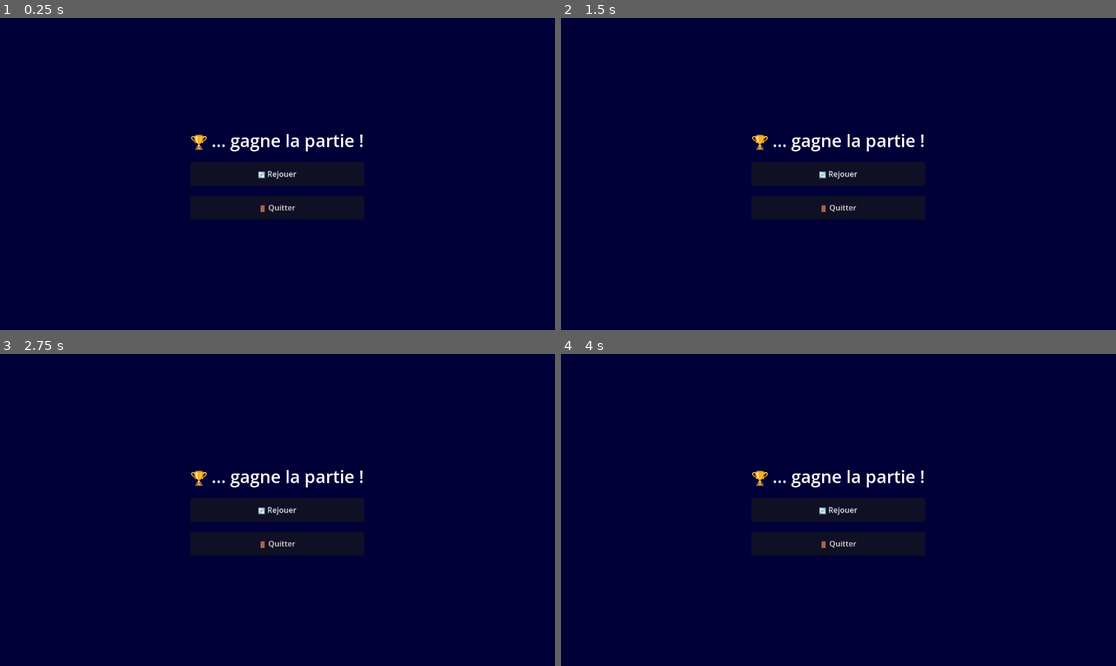
Above: before the commit, frames 1-4 (two rows, left to right).
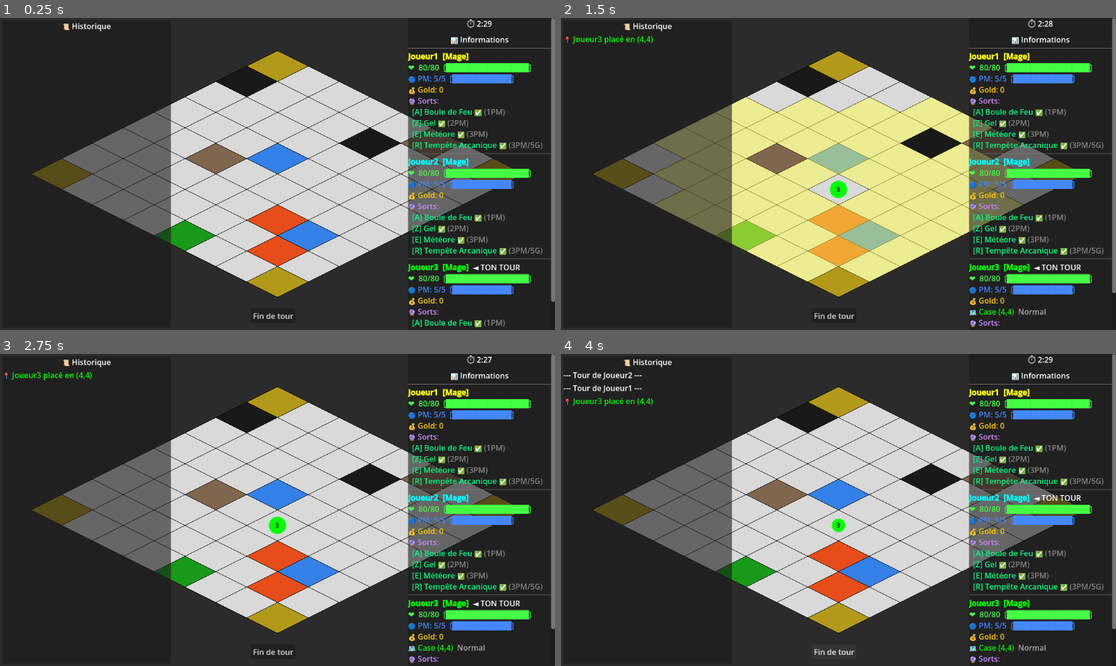
Above: after the commit, the same moments.

Repository: Brsa-Dev/ChessGame
Game: Godot game, scene res://main.tscn
Two runs of this game, one before a commit and one after it. Both use one fixed random seed, a clock stepped at 60 frames per second and the inputs below.
Inputs (mouse positions are in pixels of both pictures, inside the frame that each line leads up to):
- Up to frame 1 (0.25 s): no input
- Up to frame 2 (1.5 s): click (838, 174) at 0.5 s, where only the run before the commit has a clickable "🔄 Rejouer"; click (838, 174) at 1.25 s, where only the run before the commit has a clickable "🔄 Rejouer"
- Up to frame 3 (2.75 s): click (277, 510) at 2 s, where only the run before the commit has a clickable "🔄 Rejouer"
- Up to frame 4 (4 s): click "Fin de tour" at 2.75 s; click "Fin de tour" at 3.5 s

The runs differ from the first frame. In frame 1, 100% of the frame differs, in the area x 0-100%, y 0-100%; in frame 2, 100%; in frame 3, 100%; in frame 4, 100%.

Commit message:
Ajout victoire/defaire + assets guerrier

Diff:
--- a/chess-game/UI/game_over_ui.gd
+++ b/chess-game/UI/game_over_ui.gd
@@ -1,35 +1,24 @@
 # =======================================================
 # UI/game_over_ui.gd
-# -------------------------------------------------------
-# Écran de fin de partie.
-# La structure visuelle est dans game_over_ui.tscn —
-# ce script ne gère que la logique (affichage + boutons).
 # =======================================================
 extends CanvasLayer
 
-
-# -------------------------------------------------------
-# Références aux nœuds de la scène — assignées
-# automatiquement grâce aux chemins dans main.tscn
-# -------------------------------------------------------
-@onready var _label_titre  : Label  = $CenterContainer/VBoxContainer/LabelTitre
-@onready var _btn_rejouer  : Button = $CenterContainer/VBoxContainer/BoutonRejouer
-@onready var _btn_quitter  : Button = $CenterContainer/VBoxContainer/BoutonQuitter
-
+@onready var _label_titre : Label = $CenterContainer/VBoxContainer/LabelTitre
 
 # =======================================================
 # INITIALISATION
 # =======================================================
 func _ready() -> void:
-	# Connecte les boutons à leurs callbacks
-	_btn_rejouer.pressed.connect(_on_rejouer)
-	_btn_quitter.pressed.connect(_on_quitter)
+	# Force le masquage au démarrage — le CanvasLayer est visible
+	# par défaut dans Godot, ce qui ferait réapparaître l'écran
+	# immédiatement après un reload_current_scene().
+	# Les boutons sont connectés directement dans l'éditeur (game_over_ui.tscn),
+	# donc on ne les connecte PAS ici pour éviter le double appel.
+	visible = false
 
 
 # =======================================================
-# API PUBLIQUE
-# -------------------------------------------------------
-# Appelée par main.gd quand un vainqueur est désigné.
+# API PUBLIQUE — Appelée par main.gd
 # =======================================================
 func afficher(vainqueur: Node) -> void:
 	_label_titre.text = "🏆 %s gagne la partie !" % vainqueur.name
@@ -37,18 +26,12 @@
 
 
 # =======================================================
-# CALLBACKS BOUTONS
+# CALLBACKS — Connectés via l'éditeur dans game_over_ui.tscn
 # =======================================================
 
-# -------------------------------------------------------
-# Recharge toute la scène — remet TOUT à zéro.
-# -------------------------------------------------------
 func _on_rejouer() -> void:
 	get_tree().reload_current_scene()
 
 
-# -------------------------------------------------------
-# Ferme l'application proprement.
-# -------------------------------------------------------
 func _on_quitter() -> void:
 	get_tree().quit()
--- a/chess-game/UI/game_over_ui.tscn
+++ b/chess-game/UI/game_over_ui.tscn
@@ -41,3 +41,4 @@
 text = "🚪 Quitter"
 
 [connection signal="pressed" from="CenterContainer/VBoxContainer/BoutonRejouer" to="." method="_on_rejouer"]
+[connection signal="pressed" from="CenterContainer/VBoxContainer/BoutonQuitter" to="." method="_on_quitter"]
--- a/chess-game/main.gd
+++ b/chess-game/main.gd
@@ -28,7 +28,7 @@
 @onready var log_ui          : Node = $UI/LogUI
 @onready var hud_ui          : Node = $HudUI
 @onready var inventory_ui    : Node = $InventoryUI
-@onready var game_over_ui    : Node = $GameOverUI
+@onready var game_over_ui    : Node = $GameOverUi
 @onready var bouton_fin_tour : Node = $UI/BoutonFinTour
 
 # -------------------------------------------------------
--- a/chess-game/main.tscn
+++ b/chess-game/main.tscn
@@ -3,9 +3,7 @@
 [ext_resource type="Script" uid="uid://bogw5eycnqb0q" path="res://main.gd" id="1_ig7tw"]
 [ext_resource type="Script" uid="uid://cx5ap1rwg6fkk" path="res://Board/board.gd" id="2_0xm2m"]
 [ext_resource type="Script" uid="uid://d1c4gj8rey8gb" path="res://Board/renderer.gd" id="3_h2yge"]
-[ext_resource type="Script" uid="uid://vx764si80mid" path="res://Classe/archer.gd" id="4_5vw27"]
-[ext_resource type="Script" uid="uid://ylfkw30jteip" path="res://Classe/fripon.gd" id="4_kek77"]
-[ext_resource type="Script" uid="uid://c1mg3hyujhvxw" path="res://Classe/guerrier.gd" id="4_ycdy4"]
+[ext_resource type="Script" uid="uid://dd545mykmfl8k" path="res://Classe/mage.gd" id="4_vivmo"]
 [ext_resource type="Script" uid="uid://dwdhc37i2tort" path="res://Manager/tour_manager.gd" id="5_lquwl"]
 [ext_resource type="Script" uid="uid://gmarcgm6a54i" path="res://Manager/shop_manager.gd" id="6_272bh"]
 [ext_resource type="PackedScene" uid="uid://mbe0rw1qqi34" path="res://UI/shop_ui.tscn" id="7_5vw27"]
@@ -28,13 +26,13 @@
 script = ExtResource("3_h2yge")
 
 [node name="Joueur1" type="Node" parent="." unique_id=754179848]
-script = ExtResource("4_ycdy4")
+script = ExtResource("4_vivmo")
 
 [node name="Joueur2" type="Node" parent="." unique_id=1933811520]
-script = ExtResource("4_kek77")
+script = ExtResource("4_vivmo")
 
 [node name="Joueur3" type="Node" parent="." unique_id=964493188]
-script = ExtResource("4_5vw27")
+script = ExtResource("4_vivmo")
 
 [node name="TourManager" type="Node" parent="." unique_id=313856146]
 script = ExtResource("5_lquwl")
--- /dev/null
+++ b/chess-game/test_assets.tscn
@@ -0,0 +1,49 @@
+[gd_scene format=3 uid="uid://cnyrhgghr12l4"]
+
+[ext_resource type="PackedScene" uid="uid://cqkgyta1gdvgt" path="res://Assets/Cases/case_tour.glb" id="1_8wqhx"]
+[ext_resource type="PackedScene" uid="uid://cb2brkf3bcq7r" path="res://Assets/Cases/case_lave.glb" id="2_8om2v"]
+[ext_resource type="PackedScene" uid="uid://dm4qiqprp332d" path="res://Assets/Cases/case_eau.glb" id="3_5suet"]
+[ext_resource type="PackedScene" uid="uid://o0p4bbw0ouhb" path="res://Assets/Cases/case_foret.glb" id="4_vt8f4"]
+[ext_resource type="PackedScene" uid="uid://dwh7xr06gjfgo" path="res://Assets/Cases/case_mur.glb" id="5_ksan8"]
+[ext_resource type="PackedScene" uid="uid://v0s3iyhdi5px" path="res://Assets/Cases/case_normal_black.glb" id="6_ksan8"]
+[ext_resource type="PackedScene" uid="uid://dyak1hwr7lv1l" path="res://Assets/Cases/case_normal_white.glb" id="7_4vq04"]
+[ext_resource type="PackedScene" uid="uid://chjb2pnoe8lsq" path="res://Assets/Personnages/pion_blanc.glb" id="8_ix0es"]
+[ext_resource type="PackedScene" uid="uid://bkw530tskkgqm" path="res://Assets/Personnages/pion_noir.glb" id="9_wa6xy"]
+
+[node name="TestAssets" type="Node3D" unique_id=77294035]
+
+[node name="Camera" type="Camera3D" parent="." unique_id=1012628926]
+transform = Transform3D(0.70710677, -0.49999997, 0.49999997, 0, 0.70710677, 0.70710677, -0.70710677, -0.49999997, 0.49999997, 10, 10, 10)
+projection = 1
+size = 20.644823
+
+[node name="Lumiere" type="DirectionalLight3D" parent="." unique_id=1937251026]
+transform = Transform3D(-0.0046598017, -0.9703124, -0.24181, 0.77512157, -0.1562824, 0.61217844, -0.631795, -0.18457948, 0.7528384, -0.98823047, 13.652905, 19.853569)
+shadow_enabled = true
+
+[node name="case_eau2" parent="." unique_id=346228264 instance=ExtResource("3_5suet")]
+transform = Transform3D(1, 0, 0, 0, 1, 0, 0, 0, 1, -2, 0, -3)
+
+[node name="case_foret2" parent="." unique_id=1951673696 instance=ExtResource("4_vt8f4")]
+transform = Transform3D(1, 0, 0, 0, 1, 0, 0, 0, 1, -2, 0, -2)
+
+[node name="case_lave2" parent="." unique_id=1798539185 instance=ExtResource("2_8om2v")]
+transform = Transform3D(1, 0, 0, 0, 1, 0, 0, 0, 1, -2, 0, -1)
+
+[node name="case_mur2" parent="." unique_id=134730218 instance=ExtResource("5_ksan8")]
+transform = Transform3D(1, 0, 0, 0, 1, 0, 0, 0, 1, -2, 0, 0)
+
+[node name="case_tour" parent="." unique_id=1263163629 instance=ExtResource("1_8wqhx")]
+transform = Transform3D(1, 0, 0, 0, 1, 0, 0, 0, 1, -2, 0, 3)
+
+[node name="case_normal_black2" parent="." unique_id=1996156576 instance=ExtResource("6_ksan8")]
+transform = Transform3D(1, 0, 0, 0, 1, 0, 0, 0, 1, -2, 0, 1)
+
+[node name="case_normal_white" parent="." unique_id=203559133 instance=ExtResource("7_4vq04")]
+transform = Transform3D(1, 0, 0, 0, 1, 0, 0, 0, 1, -2, 0, 2)
+
+[node name="pion_blanc" parent="." unique_id=968074270 instance=ExtResource("8_ix0es")]
+transform = Transform3D(1, 0, 0, 0, 1, 0, 0, 0, 1, -1, 0, 1)
+
+[node name="pion_noir" parent="." unique_id=984430108 instance=ExtResource("9_wa6xy")]
+transform = Transform3D(1, 0, 0, 0, 1, 0, 0, 0, 1, -1, 0, 2)
Binary file added: chess-game/Assets/Cases/case_eau.glb
Not shown, added: chess-game/Assets/Cases/case_eau.glb.import
Binary file added: chess-game/Assets/Cases/case_foret.glb
Not shown, added: chess-game/Assets/Cases/case_foret.glb.import
Binary file added: chess-game/Assets/Cases/case_lave.glb
Not shown, added: chess-game/Assets/Cases/case_lave.glb.import
Binary file added: chess-game/Assets/Cases/case_mur.glb
Not shown, added: chess-game/Assets/Cases/case_mur.glb.import
Binary file added: chess-game/Assets/Cases/case_normal_black.glb
Not shown, added: chess-game/Assets/Cases/case_normal_black.glb.import
Binary file added: chess-game/Assets/Cases/case_normal_white.glb
Not shown, added: chess-game/Assets/Cases/case_normal_white.glb.import
(and 9 more such lines)
